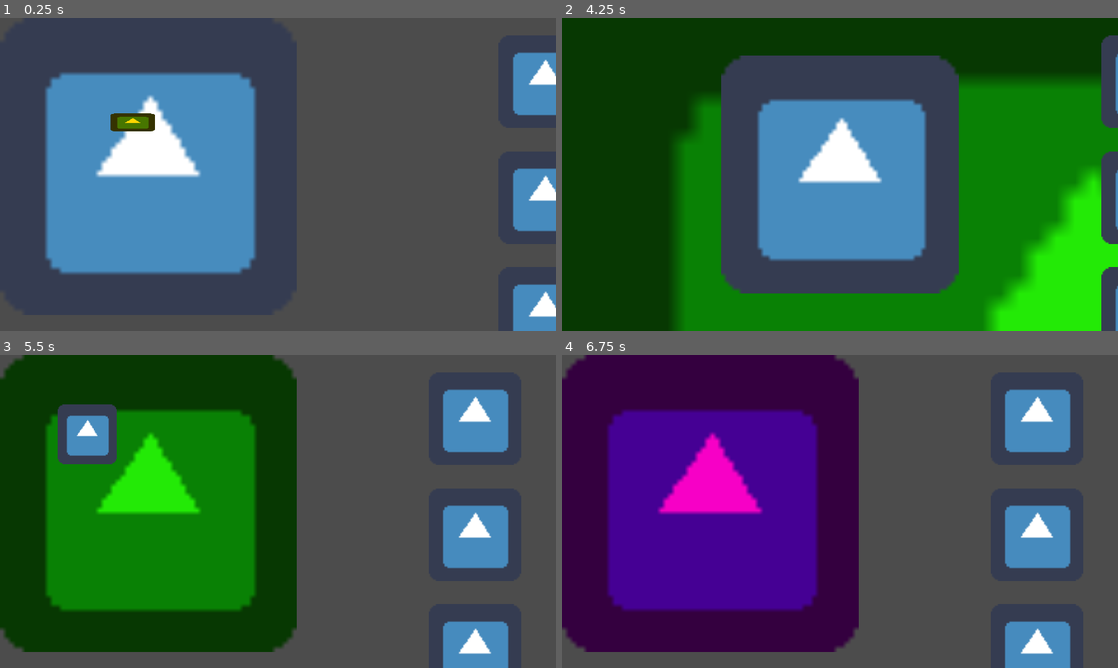
Above: before the commit, frames 1-4 (two rows, left to right).
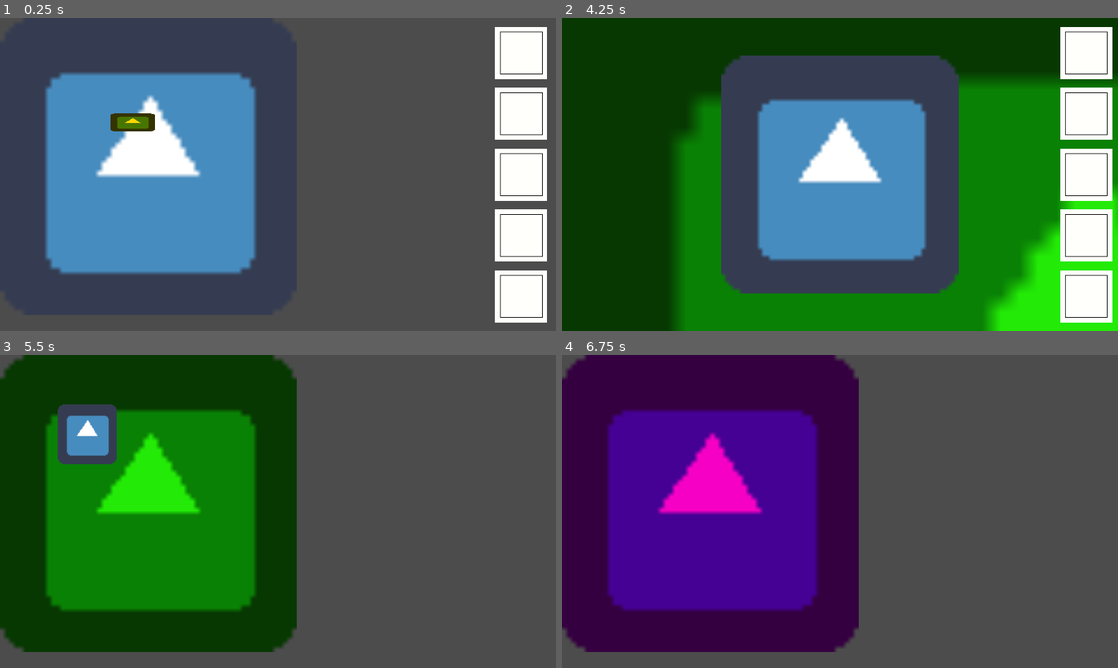
Above: after the commit, the same moments.

Repository: bemain/game-jam-2022w8
Game: Godot game, scene res://World.tscn
Same seed, same stepped clock (60 frames per second), same inputs: the game is played once before the commit and once after it. The engine's default icon, where the game draws it, is replaced by a stand-in: a white triangle on a blue panel in a dark square.
Inputs (mouse positions are in pixels of both pictures, inside the frame that each line leads up to):
- Up to frame 1 (0.25 s): no input
- Up to frame 2 (4.25 s): move the mouse to (695, 121) at 0.52 s; hold Right (ui_right) 0.53-1.28 s; click (695, 121) at 0.67 s; move the mouse to (728, 190) at 1.27 s; hold Down (ui_down) 1.28-2.03 s; tap Enter at 2 s; move the mouse to (895, 105) at 2.02 s; hold Right (ui_right) 2.03-3.53 s; move the mouse to (650, 96) at 2.77 s; click (650, 96) at 2.92 s; move the mouse to (912, 143) at 3.52 s; hold Left (ui_left) from 3.53 s (still down); click (912, 143) at 3.67 s; tap I (toggle_inventory) at 4.15 s
- Up to frame 3 (5.5 s): move the mouse to (111, 464) at 4.27 s; tap Space at 5 s; move the mouse to (305, 511) at 5.02 s; release Left (ui_left) at 5.03 s; hold Down (ui_down) from 5.03 s (still down); click (305, 511) at 5.17 s
- Up to frame 4 (6.75 s): tap Enter at 5.75 s; move the mouse to (756, 433) at 5.77 s; release Down (ui_down) at 5.78 s; hold Right (ui_right) from 5.78 s (still down); move the mouse to (962, 495) at 6.52 s

The runs differ from the first frame. In frame 1, 8.9% of the frame differs, in the area x 89-100%, y 2-100%; in frame 2, 8.8%; in frame 3, 6.5%; in frame 4, 6.5%.

Commit message:
fixed inv pos and temp texture

Diff:
--- a/Inventory.gd
+++ b/Inventory.gd
@@ -11,7 +11,7 @@
 
 # Called when the node enters the scene tree for the first time.
 func _ready():
-	hide()
+	pass
 
 func _process(delta):
 	# Automatically hide inventory
--- a/World.tscn
+++ b/World.tscn
@@ -2,7 +2,7 @@
 
 [ext_resource path="res://Rooms/Room_Test.tscn" type="PackedScene" id=1]
 [ext_resource path="res://Camera.gd" type="Script" id=2]
-[ext_resource path="res://icon.png" type="Texture" id=3]
+[ext_resource path="res://Resources/Images/Inventory.png" type="Texture" id=3]
 [ext_resource path="res://Inventory.gd" type="Script" id=4]
 [ext_resource path="res://BackgroundMusicPlayer.gd" type="Script" id=6]
 
@@ -41,7 +41,7 @@
 resource_name = "Toggle Inventory"
 length = 0.4
 tracks/0/type = "value"
-tracks/0/path = NodePath("Inventory:margin_left")
+tracks/0/path = NodePath("Inventory:margin_right")
 tracks/0/interp = 1
 tracks/0/loop_wrap = true
 tracks/0/imported = false
@@ -50,10 +50,10 @@
 "times": PoolRealArray( 0, 0.4 ),
 "transitions": PoolRealArray( 1.93187, 1 ),
 "update": 0,
-"values": [ 720.0, 1020 ]
+"values": [ 960, 1080 ]
 }
 tracks/1/type = "value"
-tracks/1/path = NodePath("Inventory:margin_right")
+tracks/1/path = NodePath("Inventory:margin_left")
 tracks/1/interp = 1
 tracks/1/loop_wrap = true
 tracks/1/imported = false
@@ -62,7 +62,7 @@
 "times": PoolRealArray( 0, 0.4 ),
 "transitions": PoolRealArray( 1.93187, 1 ),
 "update": 0,
-"values": [ 920.0, 1220 ]
+"values": [ 840, 960 ]
 }
 
 [node name="World" type="Node2D"]
@@ -81,9 +81,6 @@
 margin_bottom = 1080.0
 rect_scale = Vector2( 0.5, 0.5 )
 mouse_filter = 2
-__meta__ = {
-"_edit_use_anchors_": false
-}
 
 [node name="Viewport" type="Viewport" parent="ViewportContainer"]
 size = Vector2( 1920, 1080 )
@@ -101,74 +98,60 @@
 script = ExtResource( 2 )
 
 [node name="Inventory" type="Control" parent="."]
-margin_left = 1000.0
-margin_right = 200.0
-margin_bottom = 1000.0
+margin_left = 840.0
+margin_right = 960.0
+margin_bottom = 540.0
 script = ExtResource( 4 )
-__meta__ = {
-"_edit_use_anchors_": false
-}
 
 [node name="Inv1" type="TextureRect" parent="Inventory"]
-anchor_left = 0.5
-anchor_right = 0.5
-margin_left = -80.0
-margin_top = 30.0
-margin_right = 80.0
-margin_bottom = 190.0
+margin_left = 15.0
+margin_top = 15.0
+margin_right = 105.0
+margin_bottom = 105.0
 texture = ExtResource( 3 )
+expand = true
 stretch_mode = 1
-__meta__ = {
-"_edit_use_anchors_": false
-}
 
 [node name="Inv2" type="TextureRect" parent="Inventory"]
-anchor_left = 0.5
-anchor_right = 0.5
-margin_left = -80.0
-margin_top = 230.0
-margin_right = 80.0
-margin_bottom = 390.0
+margin_left = 15.0
+margin_top = 120.0
+margin_right = 105.0
+margin_bottom = 210.0
 texture = ExtResource( 3 )
+expand = true
 stretch_mode = 1
-__meta__ = {
-"_edit_use_anchors_": false
-}
 
 [node name="Inv3" type="TextureRect" parent="Inventory"]
-anchor_left = 0.5
-anchor_right = 0.5
-margin_left = -80.0
-margin_top = 430.0
-margin_right = 80.0
-margin_bottom = 590.0
+margin_left = 15.0
+margin_top = 225.0
+margin_right = 105.0
+margin_bottom = 315.0
 texture = ExtResource( 3 )
+expand = true
 stretch_mode = 1
 __meta__ = {
 "_edit_use_anchors_": false
 }
 
 [node name="Inv4" type="TextureRect" parent="Inventory"]
-anchor_left = 0.5
-anchor_right = 0.5
-margin_left = -80.0
-margin_top = 630.0
-margin_right = 80.0
-margin_bottom = 770.0
+margin_left = 15.0
+margin_top = 330.0
+margin_right = 105.0
+margin_bottom = 420.0
 texture = ExtResource( 3 )
+expand = true
 stretch_mode = 1
 __meta__ = {
 "_edit_use_anchors_": false
 }
 
 [node name="Inv5" type="TextureRect" parent="Inventory"]
-anchor_left = 0.5
-anchor_right = 0.5
-margin_left = -80.0
-margin_top = 830.0
-margin_right = 80.0
-margin_bottom = 970.0
+margin_left = 15.0
+margin_top = 435.0
+margin_right = 105.0
+margin_bottom = 525.0
 texture = ExtResource( 3 )
+expand = true
 stretch_mode = 1
 __meta__ = {
 "_edit_use_anchors_": false
Binary file added: Resources/Images/Inventory.png
